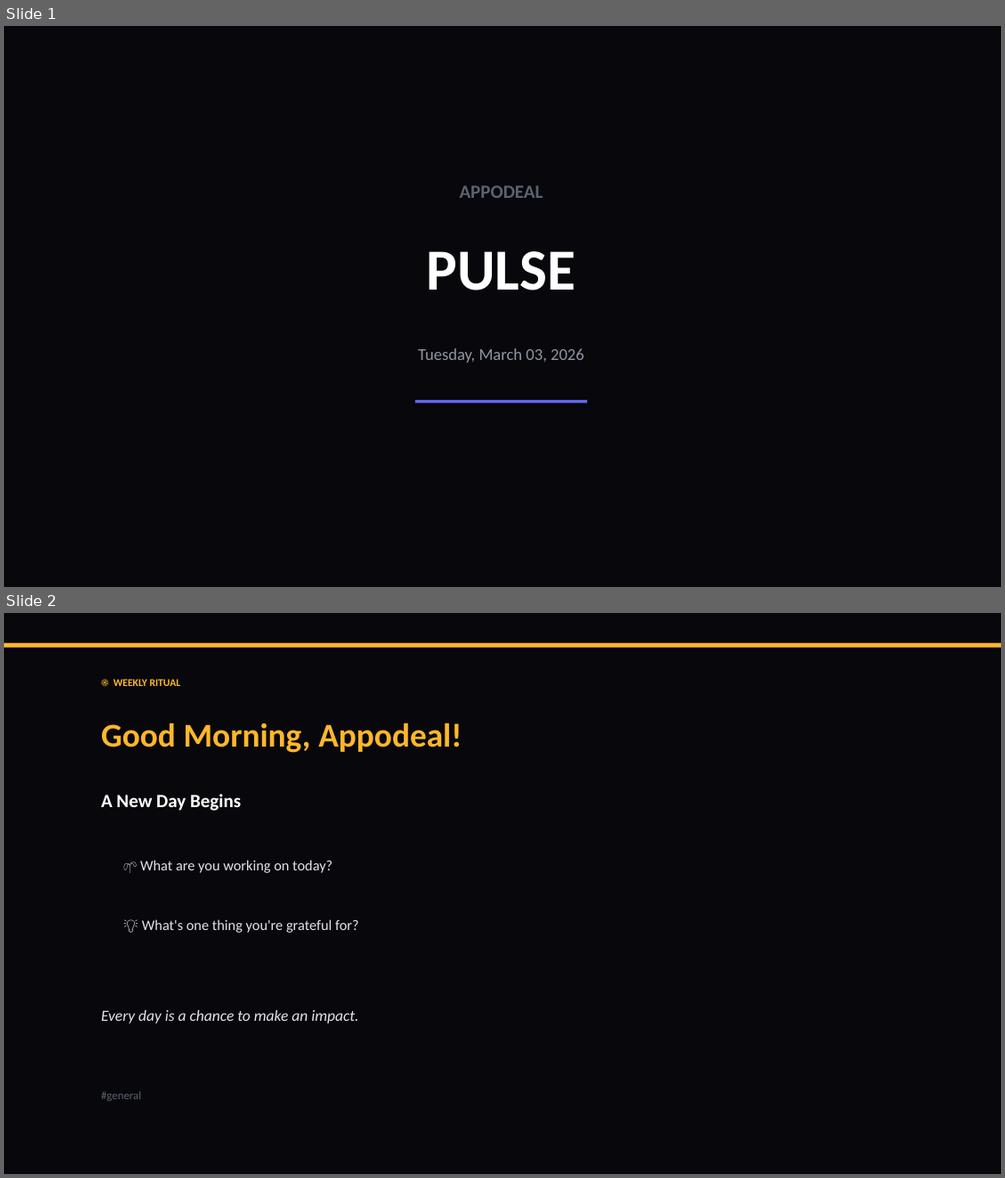
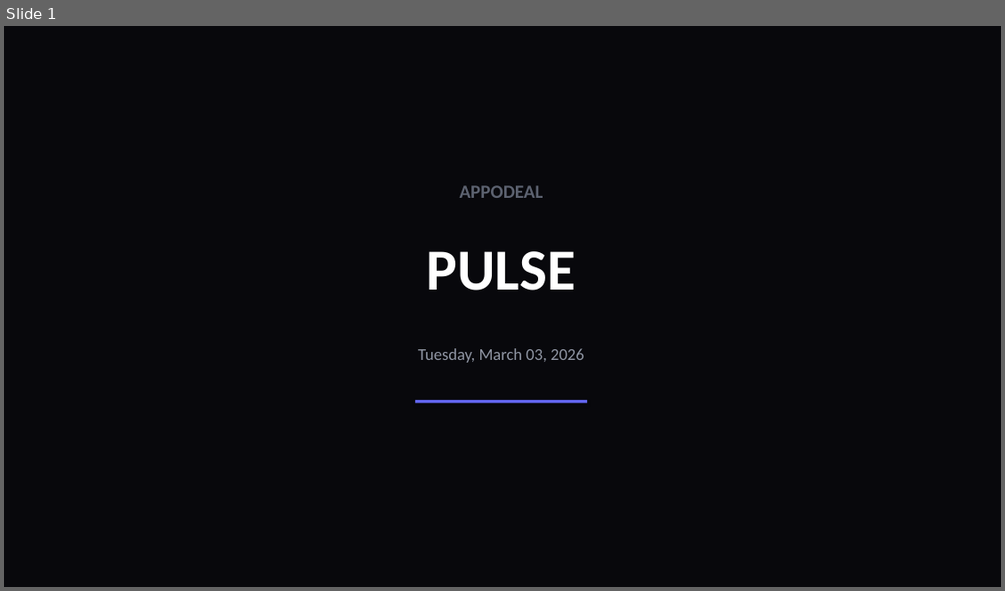
Before and after one commit to liliyagarifullina-maker/appodeal-pulse, a slide deck: data/archive/pulse_2026-03-03.pptx. Shown one above the other, each under a label of ours: slides 1 and 2 before the commit, slide 1 after it. The pictures are 1005x1178 and 1005x591 pixels, drawn with LibreOffice and Linux fonts; fonts in the diff are those of the drawing. Boxes give left, top, right and bottom in pixels: in the first picture for what was removed or moved away, otherwise in the second. Text is boxed around its words. In the diff, an @@ line names an element or a change of style, - is before the commit and + after.

```diff
--- a/data/archive/pulse_2026-03-03.pptx
+++ b/data/archive/pulse_2026-03-03.pptx
@@ slide 2 removed at box(4, 613, 1001, 1174), background #08080C @@
@@ rectangle removed at box(4, 643, 1001, 648) @@
@@ text removed at box(113, 679, 181, 686) @@
-☀️ WEEKLY RITUAL
@@ text removed at box(101, 722, 461, 753) @@
-Good Morning, Appodeal!
@@ text removed at box(101, 794, 241, 811) @@
-A New Day Begins
@@ text removed at box(140, 860, 332, 873) @@
-🌱 What are you working on today?
@@ text removed at box(142, 919, 359, 933) @@
-💡 What's one thing you're grateful for?
@@ text removed at box(101, 1010, 358, 1023) @@
-Every day is a chance to make an impact.
@@ text removed at box(101, 1091, 141, 1101) @@
-#general
```
Also in this commit, not shown: 27 slides added, 2 other files.
